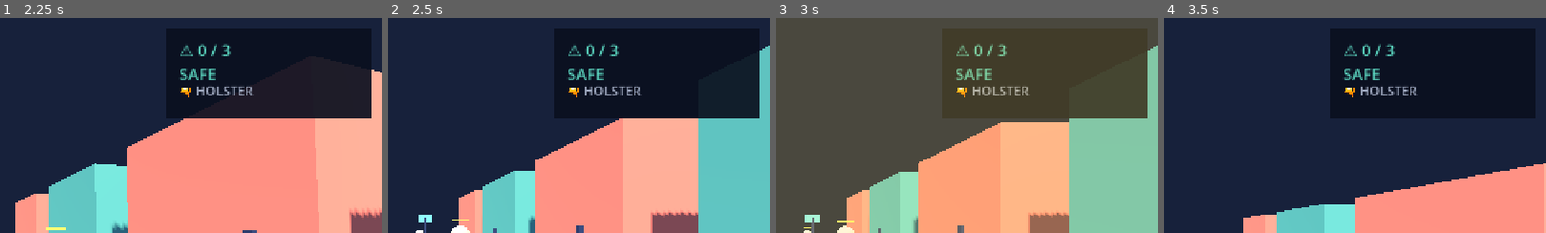
Above: before the commit, frames 1-4 (left to right).
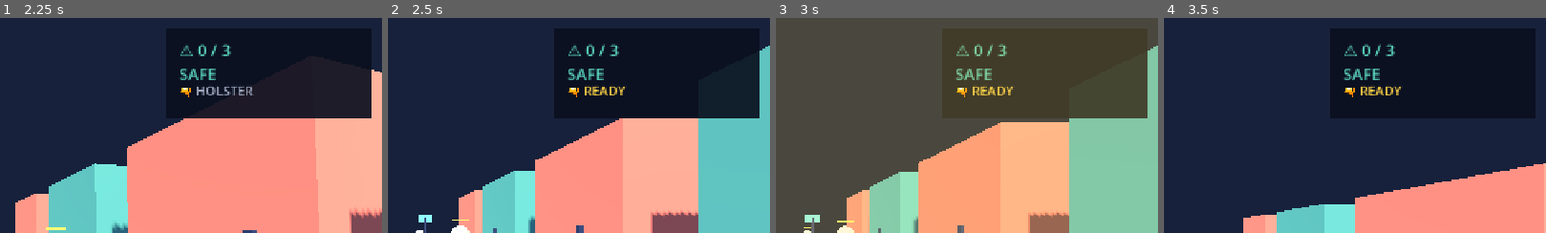
Above: after the commit, the same moments.

Repository: calvin-rutherford/police-simulator
Game: Godot game, scene res://main.tscn
The game is run twice, just before and just after one commit, with the same random seed, the same clock (stepped at 60 frames per second) and the same inputs.
Inputs (mouse positions are % of the whole screen's width and height, from its top left):
- Up to frame 1 (2.25 s): tap Enter at 0.5 s; move the mouse to (72, 45) at 0.52 s; hold D (move_right) 0.53-1.28 s; tap R at 0.6, 1.35 s; click (72, 45) at 0.67 s; tap Space (jump) at 0.77, 1.52 s; move the mouse to (45, 50) at 1.27 s; hold W (move_forward) from 1.28 s (still down); click (45, 50) at 1.42 s; move the mouse to (52, 48) at 2.02 s; tap Q at 2.1 s; click (52, 48) at 2.17 s
- Up to frame 2 (2.5 s): keep holding W (move_forward); tap R at 2.3 s
- Up to frame 3 (3 s): keep holding W (move_forward); move the mouse to (49, 52) at 2.77 s; tap R at 2.85 s; click (49, 52) at 2.92 s
- Up to frame 4 (3.5 s): keep holding W (move_forward); tap Space (jump) at 3.02 s
The pictures show only the part of the screen within x 50-100%, y 0-50%; the shares and areas given below are measured in that part.

Frame 1 is identical in both runs. In frame 2, 0.4% of the frame differs, in the area x 51-67%, y 32-36%; in frame 3, 0.4%; in frame 4, 0.4%.

Commit message:
no-mistakes(review): Fix unrestricted firing, resets, pursuit spawns, and deployment

Diff:
--- a/civilian.gd
+++ b/civilian.gd
@@ -101,4 +101,4 @@
 	visible = true
 	for child in get_children():
 		if child is CollisionShape3D:
-			child.disabled = false
+			child.set_deferred("disabled", false)
--- a/main.gd
+++ b/main.gd
@@ -3,6 +3,7 @@
 
 const CIVILIAN_KILL_THRESHOLD := 3
 const CIVILIAN_COLORS := [Color("#5bd6c0"), Color("#ff9f68"), Color("#b08cff"), Color("#68b5ff"), Color("#ffd447")]
+const POLICE_STARTS := [Vector3(-2.8, 0.1, -16.0), Vector3(2.8, 0.1, -16.0)]
 
 var player: StreetPlayer
 var civilians: Array[StreetCivilian] = []
@@ -122,7 +123,7 @@
 		var officer := StreetPolice.new()
 		officer.name = "Police_Pursuer_%02d" % index
 		add_child(officer)
-		officer.setup(self, Vector3(-9.0 if index == 0 else 9.0, 0.1, -15.0))
+		officer.setup(self, POLICE_STARTS[index])
 		officer.reset_state(officer.global_position)
 		police.append(officer)
 
@@ -201,7 +202,7 @@
 	return stream
 
 func _on_fire(origin: Vector3, direction: Vector3) -> void:
-	if caught or not player.gun_drawn:
+	if not player.gun_drawn:
 		return
 	_fire_hitscan(origin, direction)
 
@@ -293,7 +294,7 @@
 	for index in civilians.size():
 		civilians[index].reset_state(starts[index])
 	for index in police.size():
-		police[index].reset_state(Vector3(-9.0 if index == 0 else 9.0, 0.1, -15.0))
+		police[index].reset_state(POLICE_STARTS[index])
 	_update_hud()
 
 # Deterministic behavior hooks used by the executable smoke test, not by gameplay UI.
--- a/player.gd
+++ b/player.gd
@@ -82,7 +82,7 @@
 func _unhandled_input(event: InputEvent) -> void:
 	if event is InputEventMouseButton and event.button_index == MOUSE_BUTTON_LEFT and event.pressed:
 		Input.mouse_mode = Input.MOUSE_MODE_CAPTURED
-		if input_enabled and gun_drawn and camera:
+		if gun_drawn and camera:
 			fire_requested.emit(camera.global_position, -camera.global_transform.basis.z)
 	elif event is InputEventKey and event.pressed and event.keycode == KEY_ESCAPE:
 		Input.mouse_mode = Input.MOUSE_MODE_VISIBLE
@@ -136,3 +136,4 @@
 	gun_drawn = true
 	weapon.visible = true
 	input_enabled = true
+	weapon_changed.emit(gun_drawn)
--- a/tests/smoke_test.gd
+++ b/tests/smoke_test.gd
@@ -30,6 +30,16 @@
 	q_key.pressed = true
 	scene.player._unhandled_input(q_key)
 	check(not scene.player.gun_drawn, "Q holsters the sidearm")
+	scene.reset_game()
+	check(scene.player.gun_drawn and scene.gun_label.text == "🔫 READY", "reset synchronizes the drawn sidearm HUD")
+	scene.show_caught()
+	scene.player.input_enabled = false
+	before_shots = scene.shots_fired
+	scene.player._unhandled_input(mouse)
+	await process_frame
+	check(scene.shots_fired == before_shots + 1, "sidearm remains fireable after police catch the player")
+	scene.player._unhandled_input(q_key)
+	check(not scene.player.gun_drawn, "Q holsters the sidearm after police catch the player")
 	scene.player._unhandled_input(q_key)
 	check(scene.player.gun_drawn, "Q draws the sidearm again")
 	scene.reset_game()
@@ -42,9 +52,18 @@
 	check(scene.get_status_snapshot()["kills"] == 3, "civilian warning meter increments on valid hits")
 	check(scene.get_status_snapshot()["police"], "police pursue at documented three-kill threshold")
 	scene.reset_game()
+	await process_frame
 	var reset_snapshot: Dictionary = scene.get_status_snapshot()
 	check(reset_snapshot["kills"] == 0 and not reset_snapshot["police"] and not reset_snapshot["caught"], "R/reset clears consequence state")
 	check(scene.civilians[0].active and not scene.civilians[0].is_fleeing(), "reset restores civilians")
+	var civilian_collider: CollisionShape3D
+	for child in scene.civilians[0].get_children():
+		if child is CollisionShape3D:
+			civilian_collider = child
+			break
+	check(civilian_collider != null, "civilian exposes hit collision")
+	check(not civilian_collider.disabled, "reset restores civilian hit collision")
+	check(abs(scene.police[0].global_position.x) < 3.0 and scene.police[0].global_position.z == -16.0, "police reset to the open street")
 	var passed := failures.is_empty()
 	await create_timer(0.2).timeout
 	scene.queue_free()
Not shown, changed: export_presets.cfg
Not shown, changed: package.json
Not shown, changed: vercel.json
Not shown, changed: README.md
Not shown, added: scripts/export-web.sh
